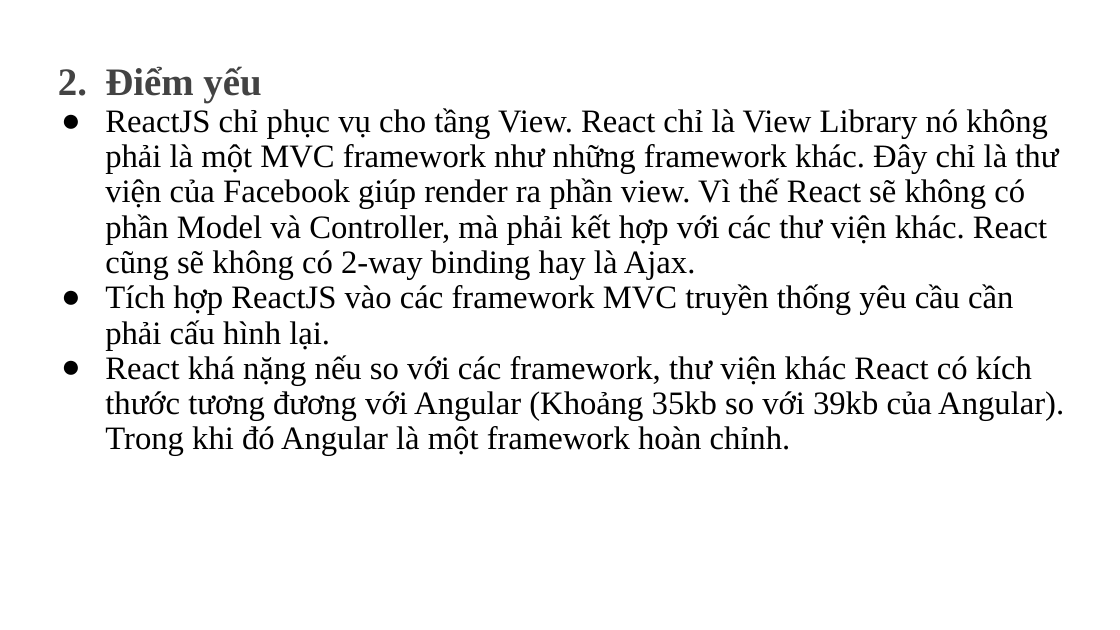
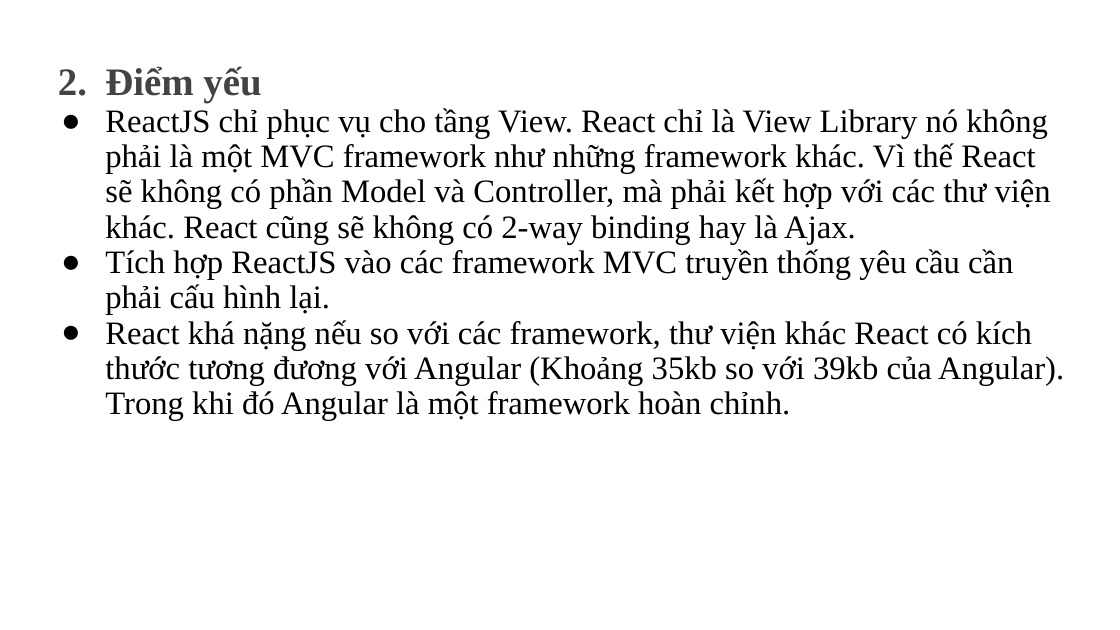
Before and after one commit to AlE-dip/ReactJS_News, a slide deck: slide 14 of documents/slide_báo_cáo.pptx. Drawn at 1120x630 pixels with LibreOffice and Linux fonts; fonts in the diff are those of the drawing. Boxes give left, top, right and bottom in pixels: in the first picture for what was removed or moved away, otherwise in the second. Text is boxed around its words. In the diff, an @@ line names an element or a change of style, - is before the commit and + after.

```diff
--- a/documents/slide_báo_cáo.pptx
+++ b/documents/slide_báo_cáo.pptx
@@ subtitle at [105,108,1051,244]: text changed @@
-● ReactJS chỉ phục vụ cho tầng View. React chỉ là View Library nó không phải là một MVC framework như những framework khác. Đây chỉ là thư viện của Facebook giúp render ra phần view. Vì thế React sẽ không có phần Model và Controller, mà phải kết hợp với các thư viện khác. React cũng sẽ không có 2-way binding hay là Ajax.
+● ReactJS chỉ phục vụ cho tầng View. React chỉ là View Library nó không phải là một MVC framework như những framework khác. Vì thế React sẽ không có phần Model và Controller, mà phải kết hợp với các thư viện khác. React cũng sẽ không có 2-way binding hay là Ajax.
```
Also in this commit, not shown: 4 other slides changed.
